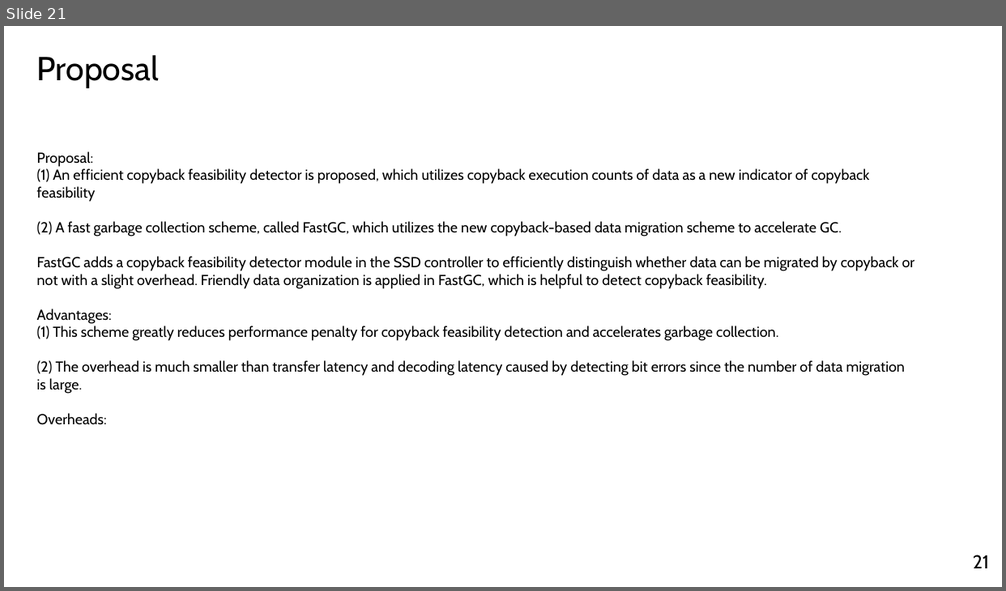
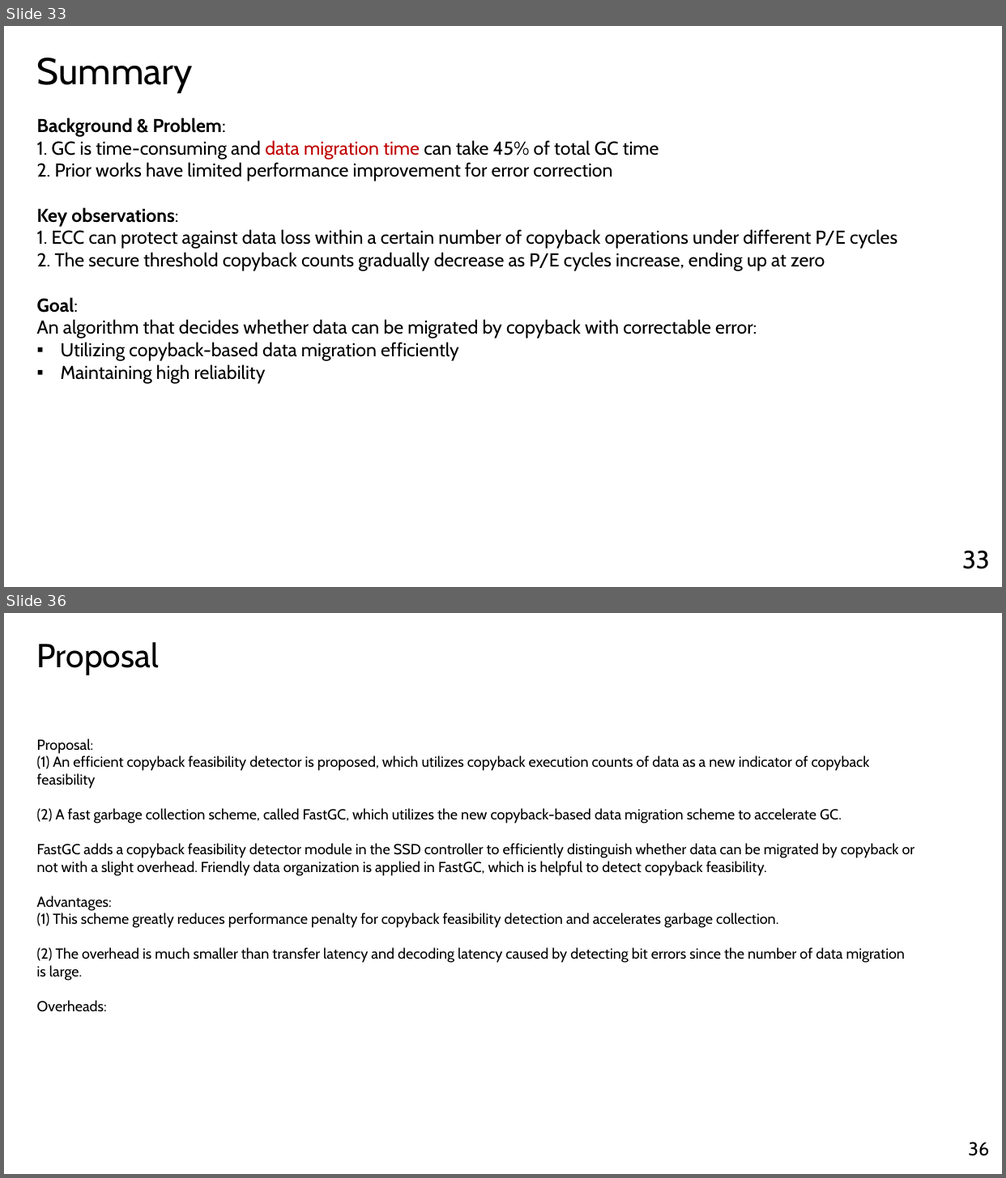
Before and after one commit to yousei-github/StudyNotes, a slide deck: temp/Presentation_Yang Sheng.pptx. Shown one above the other, each under a label of ours: slide 21 before the commit, slides 33 and 36 after it; the slides between them are not shown. The pictures are 1006x591 and 1006x1178 pixels, drawn with LibreOffice and Linux fonts; fonts in the diff are those of the drawing. Boxes give left, top, right and bottom in pixels: in the first picture for what was removed or moved away, otherwise in the second. Text is boxed around its words. In the diff, an @@ line names an element or a change of style, - is before the commit and + after.

```diff
--- a/temp/Presentation_Yang Sheng.pptx
+++ b/temp/Presentation_Yang Sheng.pptx
@@ slide 33 added at (x1=4, y1=26, x2=1002, y2=587), background #FFFFFF @@
@@ text added at (x1=37, y1=58, x2=193, y2=93), 36 pt, text #000000 @@
+Summary
@@ text added at (x1=37, y1=118, x2=897, y2=384), 18 pt, text #000000 @@
+Background & Problem:
+1. GC is time-consuming and data migration time can take 45% of total GC time
+2. Prior works have limited performance improvement for error correction
+Key observations:
+1. ECC can protect against data loss within a certain number of copyback operations under different P/E cycles
+2. The secure threshold copyback counts gradually decrease as P/E cycles increase, ending up at zero
+Goal:
+An algorithm that decides whether data can be migrated by copyback with correctable error:
+▪ Utilizing copyback-based data migration efficiently
+▪ Maintaining high reliability
@@ page number added at (x1=962, y1=551, x2=990, y2=570), 24 pt, text #000000 @@
+33
@@ what was slide 21 is now slide 36 @@
@@ page number at (x1=968, y1=1142, x2=989, y2=1157): text changed @@
-21
+36
```
Also in this commit, not shown: 12 slides changed, 15 other slides added, 1 slide removed.
